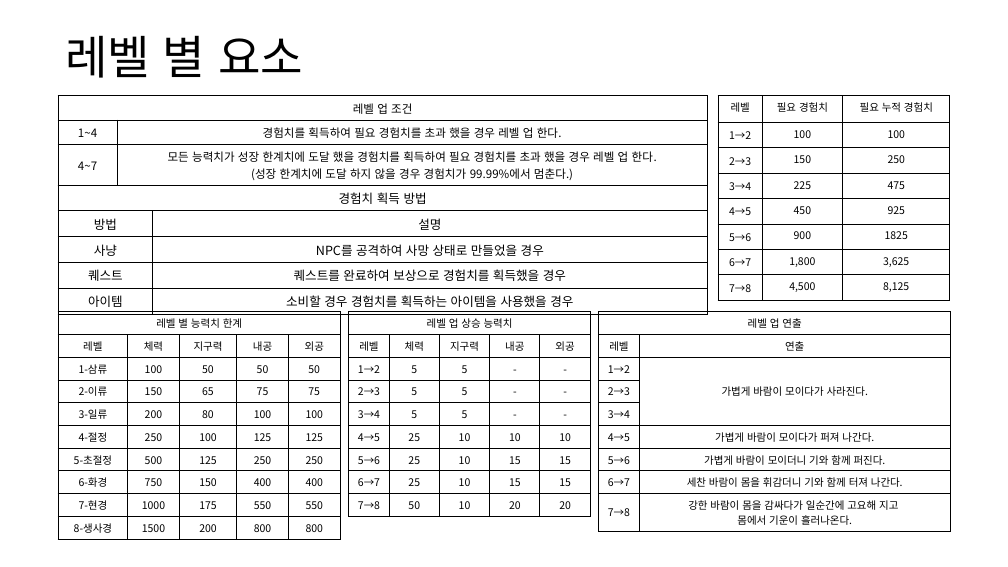
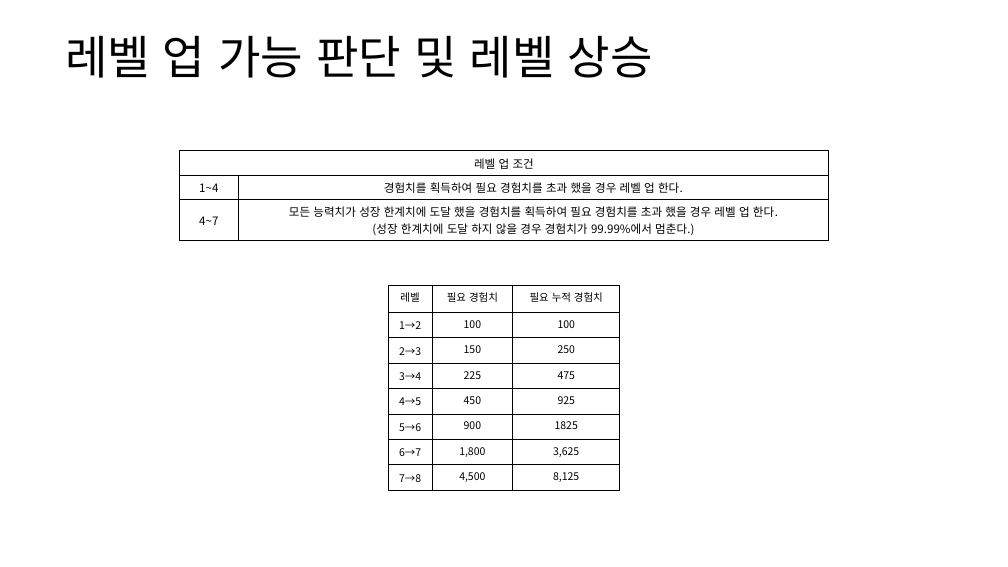
Before and after one commit to yjk0401/unityenginebasic_9th, a slide deck: slide 6 of 기획/레벨업 시스템 기획서.pptx (slide 5 before the commit). Drawn at 1008x567 pixels with LibreOffice and Linux fonts; fonts in the diff are those of the drawing. Boxes give left, top, right and bottom in pixels: in the first picture for what was removed or moved away, otherwise in the second. Text is boxed around its words. In the diff, an @@ line names an element or a change of style, - is before the commit and + after.

```diff
--- a/기획/레벨업 시스템 기획서.pptx
+++ b/기획/레벨업 시스템 기획서.pptx
@@ text at box(65, 35, 653, 78): text changed @@
-레벨 별 요소
+레벨 업 가능 판단 및 레벨 상승
@@ table: place and size @@
-table at box(58, 96, 708, 184)
+table at box(179, 150, 829, 239)
@@ table removed at box(58, 185, 707, 311), 5 rows, 2 columns @@
-경험치 획득 방법 | 
-방법 | 설명
-사냥 | NPC를 공격하여 사망 상태로 만들었을 경우
-퀘스트 | 퀘스트를 완료하여 보상으로 경험치를 획득했을 경우
-아이템 | 소비할 경우 경험치를 획득하는 아이템을 사용했을 경우
@@ table: place and size @@
-table at box(718, 96, 951, 301)
+table at box(388, 286, 620, 491)
@@ table removed at box(58, 312, 340, 537), 10 rows, 5 columns @@
-레벨 별 능력치 한계 |  |  |  | 
-레벨 | 체력 | 지구력 | 내공 | 외공
-1-삼류 | 100 | 50 | 50 | 50
-2-이류 | 150 | 65 | 75 | 75
-3-일류 | 200 | 80 | 100 | 100
-4-절정 | 250 | 100 | 125 | 125
-5-초절정 | 500 | 125 | 250 | 250
-6-화경 | 750 | 150 | 400 | 400
-7-현경 | 1000 | 175 | 550 | 550
-8-생사경 | 1500 | 200 | 800 | 800
@@ table removed at box(349, 312, 591, 514), 9 rows, 5 columns @@
-레벨 업 상승 능력치 |  |  |  | 
-레벨 | 체력 | 지구력 | 내공 | 외공
-1→2 | 5 | 5 | - | -
-2→3 | 5 | 5 | - | -
-3→4 | 5 | 5 | - | -
-4→5 | 25 | 10 | 10 | 10
-5→6 | 25 | 10 | 15 | 15
-6→7 | 25 | 10 | 15 | 15
-7→8 | 50 | 10 | 20 | 20
@@ table removed at box(599, 312, 951, 529), 9 rows, 2 columns @@
-레벨 업 연출 | 
-레벨 | 연출
-1→2 | 가볍게 바람이 모이다가 사라진다.
-2→3 | 
-3→4 | 
-4→5 | 가볍게 바람이 모이다가 퍼져 나간다.
-5→6 | 가볍게 바람이 모이더니 기와 함께 퍼진다.
-6→7 | 세찬 바람이 몸을 휘감더니 기와 함께 터져 나간다.
-7→8 | 강한 바람이 몸을 감싸다가 일순간에 고요해 지고 / 몸에서 기운이 흘러나온다.
```
Also in this commit, not shown: 2 other slides changed, 5 slides added, 1 slide removed, 22 other files.
